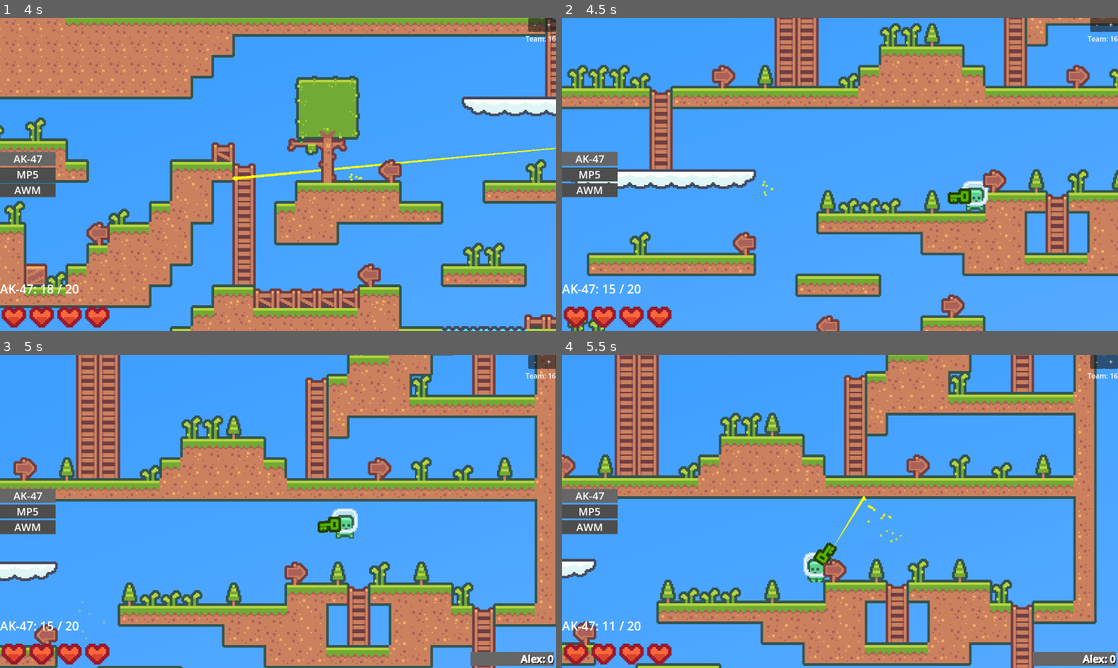
Above: before the commit, frames 1-4 (two rows, left to right).
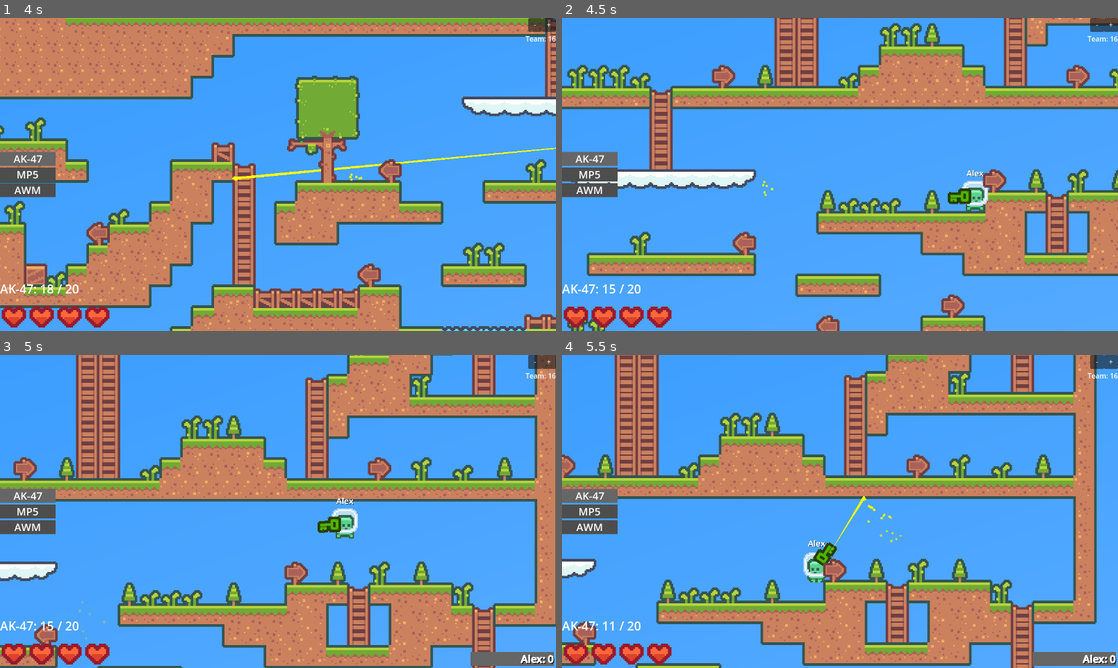
Above: after the commit, the same moments.

Repository: F1zzy31f/Glob-Game
Game: Godot game, scene res://scenes/MainMenu.tscn
Same seed, same stepped clock (60 frames per second), same inputs: the game is played once before the commit and once after it.
Inputs (mouse positions are in pixels of both pictures, inside the frame that each line leads up to):
- Up to frame 1 (4 s): click (278, 136) at 0.52 s; type "Alex" at 0.6 s; click "Play" at 1.25 s; click (278, 136) at 2.02 s; type "12" at 2.1 s; click "Host Game" at 2.75 s; tap Enter at 3.5 s; move the mouse to (400, 158) at 3.52 s; press the mouse at (400, 158) at 3.53 s; hold D (move_right) from 3.53 s (still down); tap Space (jump) at 3.77 s
- Up to frame 2 (4.5 s): keep holding D (move_right); move the mouse to (728, 190) at 4.27 s; release the mouse at (728, 190) at 4.28 s; click (728, 190) at 4.35 s
- Up to frame 3 (5 s): keep holding D (move_right); tap Space (jump) at 4.52 s
- Up to frame 4 (5.5 s): move the mouse to (895, 442) at 5.02 s; release D (move_right) at 5.03 s; press the mouse at (895, 442) at 5.03 s; hold A (move_left) from 5.03 s (still down)

Frame 1 is identical in both runs. In frame 2, less than 0.1% of the frame differs, in the area x 72-76%, y 48-51%; in frame 3, less than 0.1%, in the area x 60-64%, y 45-48%; in frame 4, less than 0.1%.

Commit message:
Readd overhead username

Diff:
--- a/scenes/Player.tscn
+++ b/scenes/Player.tscn
@@ -38,52 +38,37 @@
 [sub_resource type="RectangleShape2D" id="RectangleShape2D_o4edw"]
 size = Vector2(14, 3)
 
+[sub_resource type="ViewportTexture" id="ViewportTexture_qqooj"]
+viewport_path = NodePath("SubViewport")
+
 [sub_resource type="SceneReplicationConfig" id="SceneReplicationConfig_4ei3r"]
 properties/0/path = NodePath(".:position")
 properties/0/spawn = true
 properties/0/sync = true
-properties/1/path = NodePath("HandPivot:rotation")
+properties/1/path = NodePath(".:username")
 properties/1/spawn = true
 properties/1/sync = true
-properties/2/path = NodePath("HandPivot/Hand:scale")
+properties/2/path = NodePath(".:health")
 properties/2/spawn = true
 properties/2/sync = true
-properties/3/path = NodePath(".:item_index")
+properties/3/path = NodePath(".:score")
 properties/3/spawn = true
 properties/3/sync = true
-properties/4/path = NodePath(".:health")
+properties/4/path = NodePath(".:kills")
 properties/4/spawn = true
 properties/4/sync = true
-properties/5/path = NodePath("Sprite:flip_h")
+properties/5/path = NodePath(".:deaths")
 properties/5/spawn = true
 properties/5/sync = true
-properties/6/path = NodePath("Sprite:animation")
+properties/6/path = NodePath(".:dormant")
 properties/6/spawn = true
 properties/6/sync = true
-properties/7/path = NodePath(".:team_index")
+properties/7/path = NodePath("Sprite:animation")
 properties/7/spawn = true
 properties/7/sync = true
-properties/8/path = NodePath("TeamIndicator:modulate")
+properties/8/path = NodePath("HandPivot:rotation")
 properties/8/spawn = true
 properties/8/sync = true
-properties/9/path = NodePath(".:score")
-properties/9/spawn = true
-properties/9/sync = true
-properties/10/path = NodePath(".:kills")
-properties/10/spawn = true
-properties/10/sync = true
-properties/11/path = NodePath(".:deaths")
-properties/11/spawn = true
-properties/11/sync = true
-properties/12/path = NodePath(".:dormant")
-properties/12/spawn = true
-properties/12/sync = true
-properties/13/path = NodePath(".:username")
-properties/13/spawn = true
-properties/13/sync = true
-properties/14/path = NodePath("OverheadUI/SubViewport/Username:text")
-properties/14/spawn = true
-properties/14/sync = true
 
 [node name="Player" type="CharacterBody2D" groups=["Hurtable"]]
 script = ExtResource("1_3vl4j")
@@ -105,6 +90,33 @@
 [node name="Collider" type="CollisionShape2D" parent="Foot"]
 position = Vector2(0, 11)
 shape = SubResource("RectangleShape2D_o4edw")
+
+[node name="SubViewport" type="SubViewport" parent="."]
+transparent_bg = true
+size = Vector2i(512, 64)
+render_target_update_mode = 4
+
+[node name="Username" type="Label" parent="SubViewport"]
+anchors_preset = 15
+anchor_right = 1.0
+anchor_bottom = 1.0
+grow_horizontal = 2
+grow_vertical = 2
+theme_override_colors/font_shadow_color = Color(0, 0, 0, 1)
+theme_override_colors/font_outline_color = Color(1, 1, 1, 1)
+theme_override_constants/shadow_offset_x = 3
+theme_override_constants/shadow_offset_y = 3
+theme_override_constants/outline_size = 3
+theme_override_font_sizes/font_size = 64
+text = "Username"
+horizontal_alignment = 1
+vertical_alignment = 1
+
+[node name="OverheadUI" type="Sprite2D" parent="."]
+z_index = 3
+position = Vector2(0, -18)
+scale = Vector2(0.1, 0.1)
+texture = SubResource("ViewportTexture_qqooj")
 
 [node name="Camera" type="Camera2D" parent="."]
 offset = Vector2(0, -32)
--- a/scripts/Player.gd
+++ b/scripts/Player.gd
@@ -21,6 +21,7 @@
 
 @onready var sprite = $Sprite
 @onready var camera = $Camera
+@onready var overhead_username = $SubViewport/Username
 @onready var audio_listener = $Camera/AudioListener
 @onready var hand_pivot = $HandPivot
 @onready var hand = $HandPivot/Hand
@@ -40,9 +41,13 @@
 func _ready():
 	change_item(item_index, item_index)
 
+	overhead_username.text = username
+
 	if not is_multiplayer_authority(): return
 
 	username = Network.username
+	overhead_username.text = username
+
 	team_index = randi_range(0, 15)
 
 	ui.visible = true
Not shown: 1 places in scenes/Player.tscn that only renumber resources
